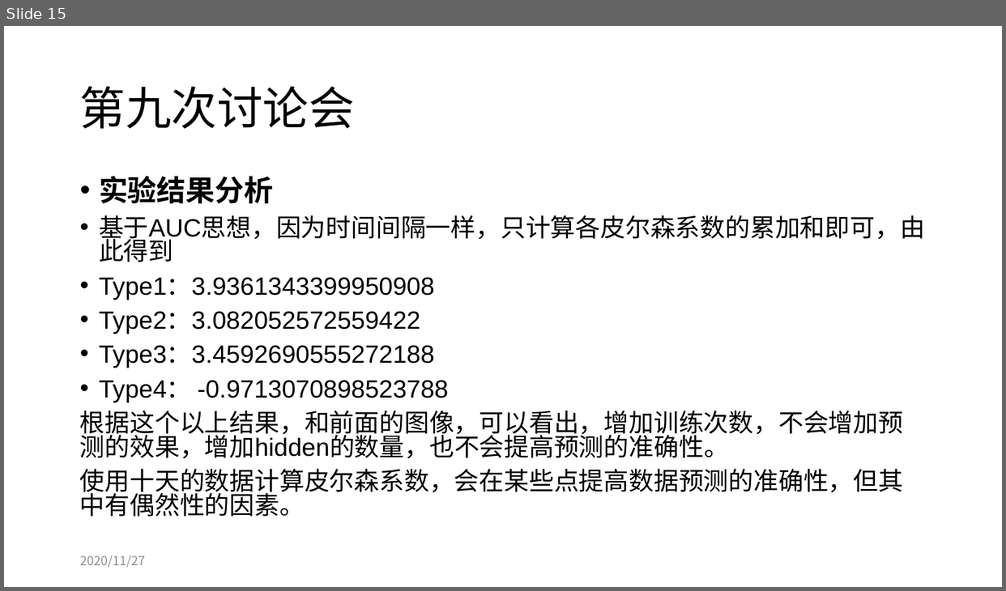
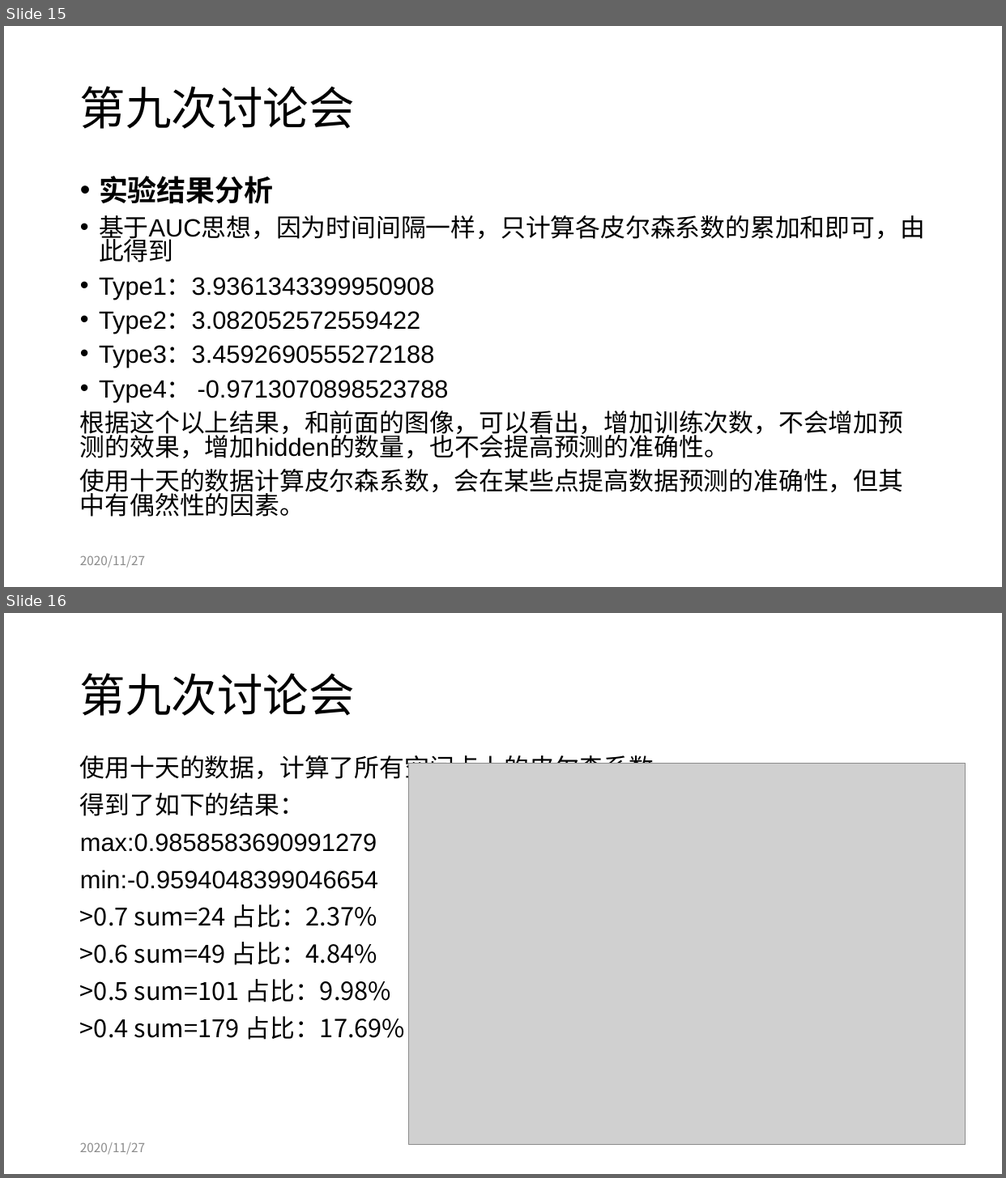
Before and after one commit to tureful/tureful.github.io, a slide deck: workshop_summary.pptx. Shown one above the other, each under a label of ours: slide 15 before the commit, slides 15 and 16 after it. The pictures are 1006x591 and 1006x1178 pixels, drawn with LibreOffice and Linux fonts; fonts in the diff are those of the drawing; grey boxes stand for pictures. Boxes give left, top, right and bottom in pixels: in the first picture for what was removed or moved away, otherwise in the second. Text is boxed around its words. In the diff, an @@ line names an element or a change of style, - is before the commit and + after.

Commit message:
add a expriment about all points data of 10 day in ppt

```diff
--- a/workshop_summary.pptx
+++ b/workshop_summary.pptx
@@ slide 16 added at (4,613,1002,1174), background #FFFFFF @@
@@ title added at (80,673,355,716), 44 pt, text #000000 @@
+第九次讨论会
@@ text added at (80,756,654,1040), 24 pt, text #000000 @@
+使用十天的数据，计算了所有空间点上的皮尔森系数
+得到了如下的结果：
+max:0.9858583690991279
+min:-0.9594048399046654
+>0.7 sum=24 占比：2.37%
+>0.6 sum=49 占比：4.84%
+>0.5 sum=101 占比：9.98%
+>0.4 sum=179 占比：17.69%
@@ picture added at (409,764,965,1144) @@
@@ text added at (80,1143,145,1155), 12 pt, text #8C8C8C @@
+2020/11/27
```
Also in this commit, not shown: 1 other file.
